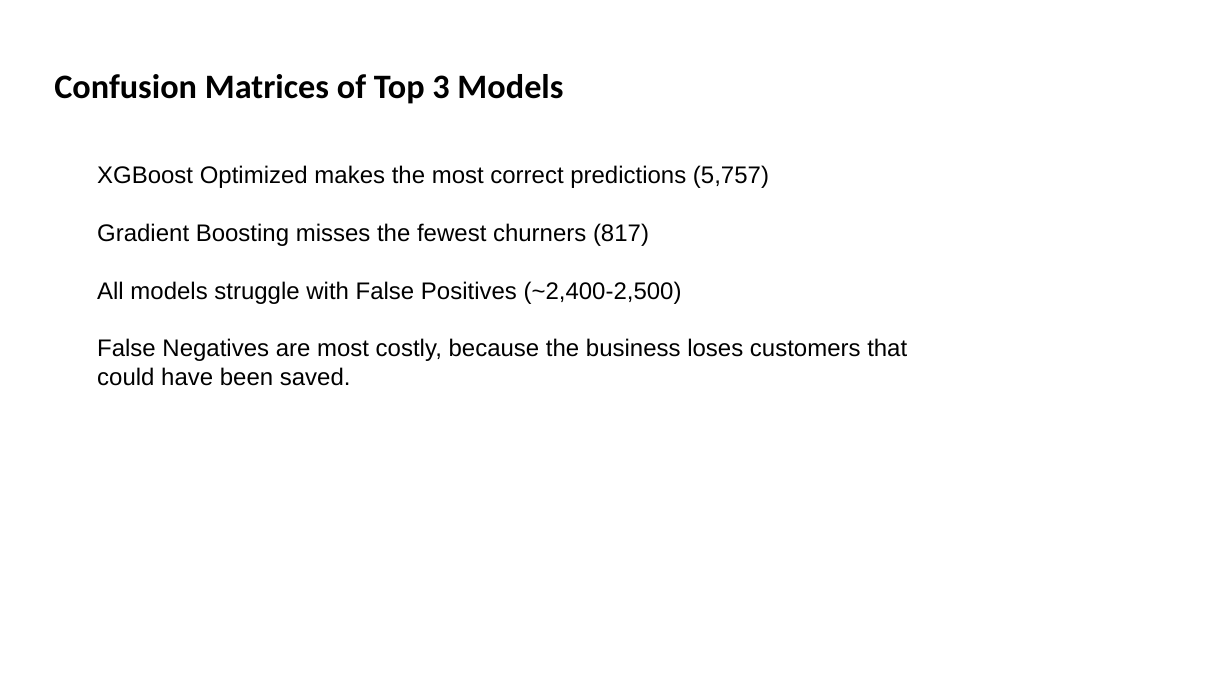
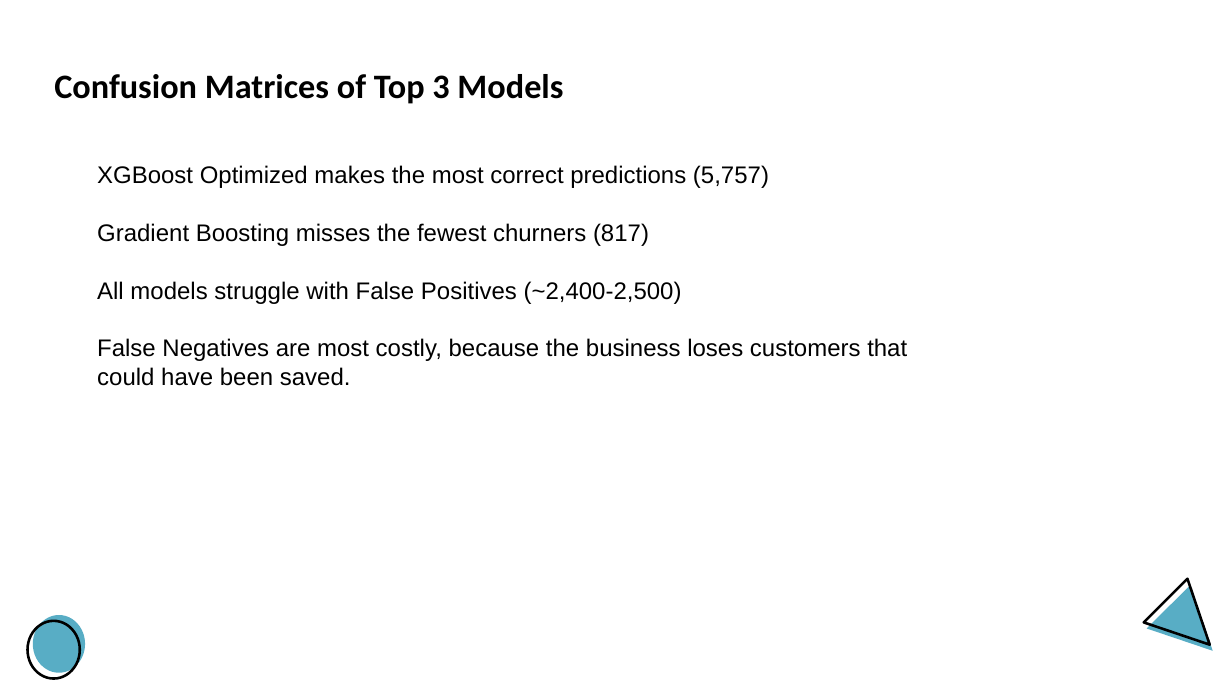
Before and after one commit to gwillcoding/ML_project, a slide deck: slide 10 of Project_presentation.pptx (slide 9 before the commit). Drawn at 1232x693 pixels with LibreOffice and Linux fonts; fonts in the diff are those of the drawing; background and template pictures are left out. Boxes give left, top, right and bottom in pixels: in the first picture for what was removed or moved away, otherwise in the second. Text is boxed around its words. In the diff, an @@ line names an element or a change of style, - is before the commit and + after.

```diff
--- a/Project_presentation.pptx
+++ b/Project_presentation.pptx
@@ triangle added at (1144,579,1232,667), outline #000000 1.5 pt @@
@@ triangle added at (1146,585,1232,673), fill #58ADC5 @@
@@ ellipse added at (27,621,79,679), outline #000000 1.5 pt @@
@@ ellipse added at (33,615,85,673), fill #58ADC5 @@
```
Also in this commit, not shown: 9 other slides changed, 3 slides added, 4 slides removed, 2 other files.
